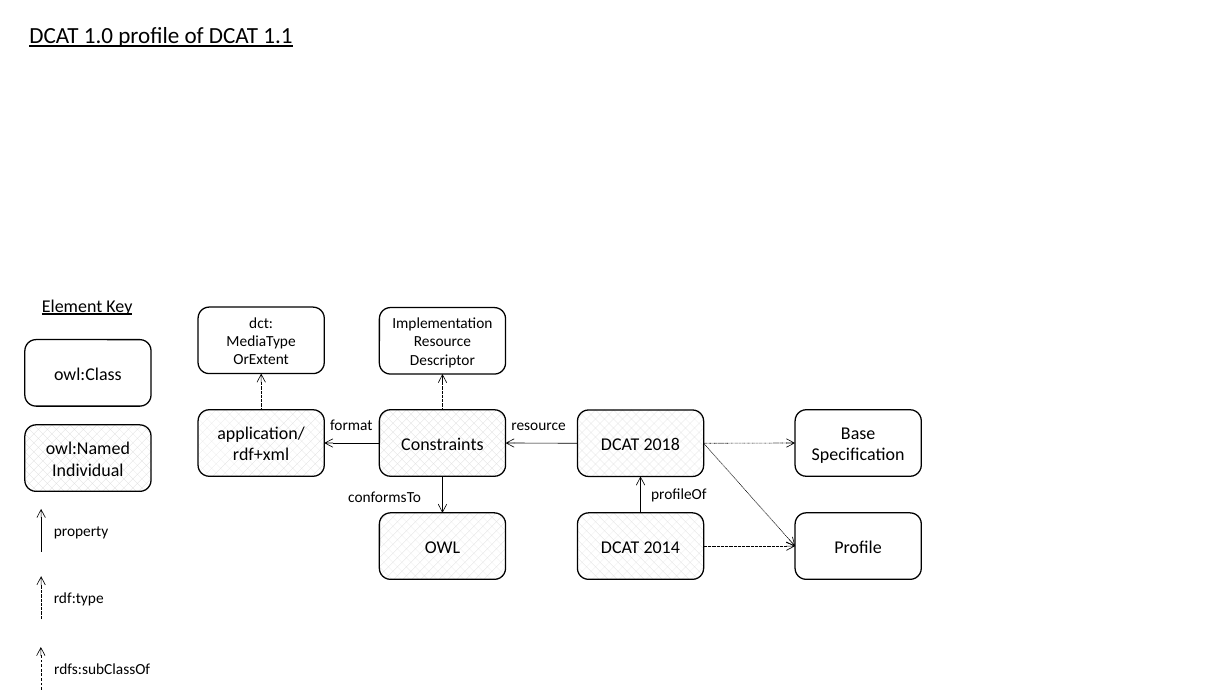
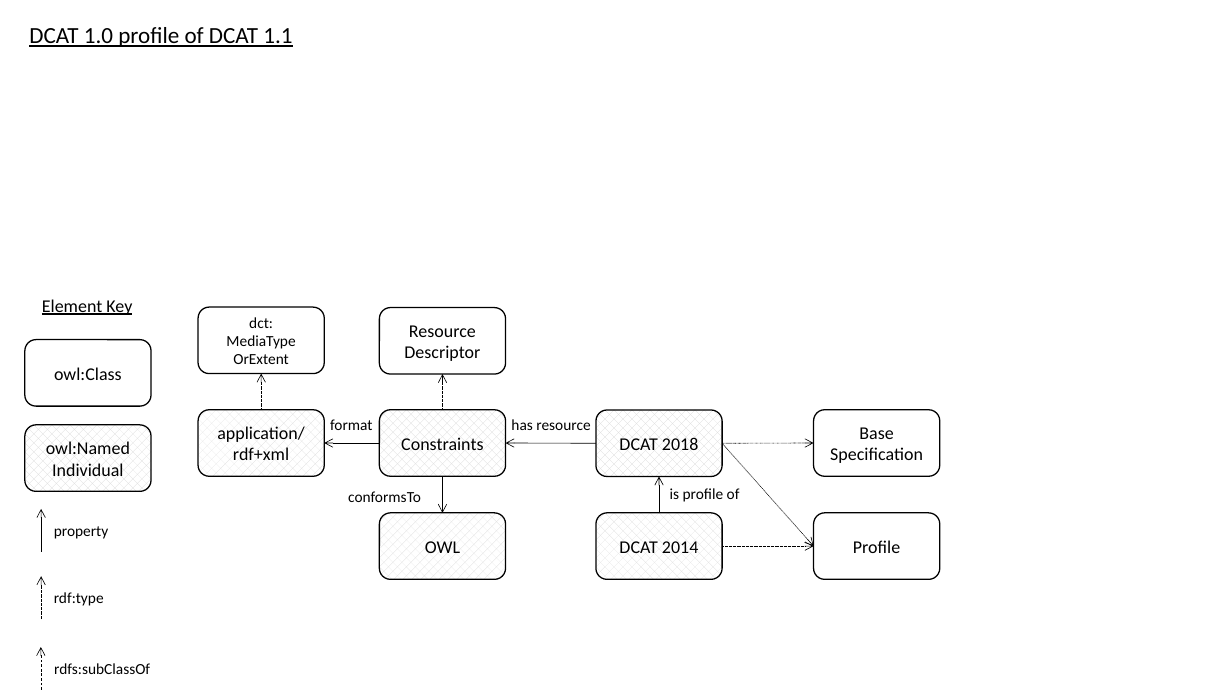
Before and after one commit to w3c/dxwg, a slide deck: slide 3 of profilesont/diagrams.pptx. Drawn at 1232x693 pixels with LibreOffice and Linux fonts; fonts in the diff are those of the drawing. Boxes give left, top, right and bottom in pixels: in the first picture for what was removed or moved away, otherwise in the second. Text is boxed around its words. In the diff, an @@ line names an element or a change of style, - is before the commit and + after.

```diff
--- a/profilesont/diagrams.pptx
+++ b/profilesont/diagrams.pptx
@@ text in rounded rectangle at [404, 325, 480, 361]: text changed; size 12 to 14 pt @@
-Implementation Resource Descriptor
+Resource Descriptor
@@ text at [511, 419, 590, 430]: text changed @@
-resource
+has resource
@@ arrow moved from (578, 444) - (506, 443) to (596, 444) - (506, 443) @@
@@ 4 rounded rectangles, 4 arrows: place and size @@
-4 rounded rectangles, 4 arrows at [578, 409, 922, 579]
+4 rounded rectangles, 4 arrows at [596, 409, 941, 579]
@@ text at [670, 488, 740, 502]: text changed @@
-profileOf
+is profile of
```
Also in this commit, not shown: 8 other slides changed, 12 other files.
